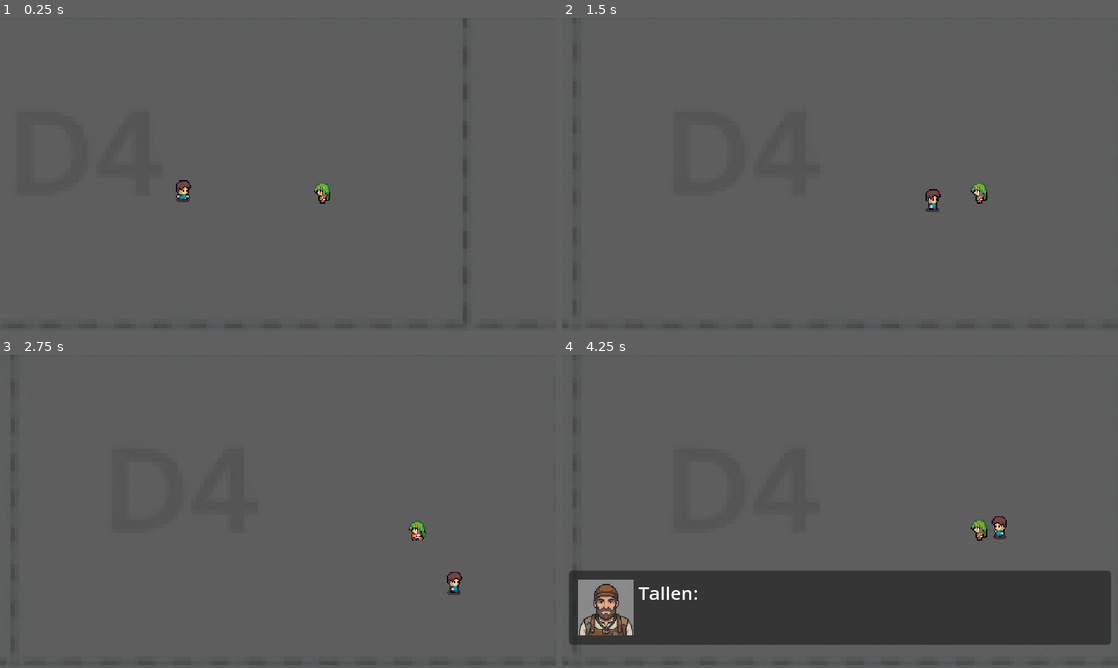
Above: before the commit, frames 1-4 (two rows, left to right).
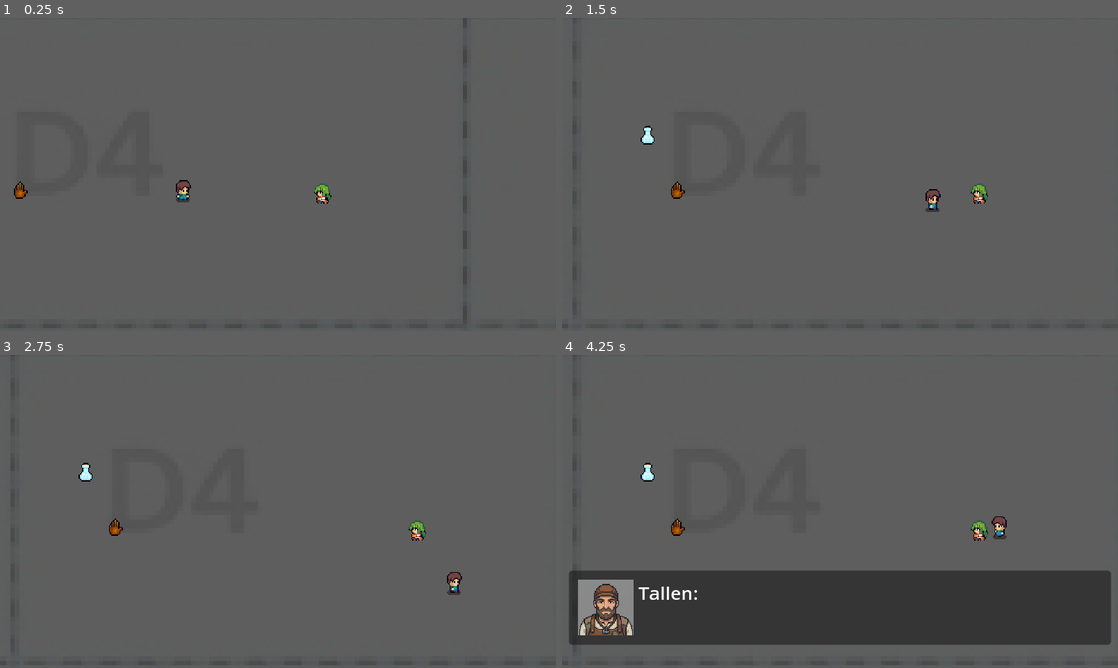
Above: after the commit, the same moments.

Repository: devkonrad/echoes-of-lyra
Game: Godot game, scene res://scenes/main.tscn
Same seed, same stepped clock (60 frames per second), same inputs: the game is played once before the commit and once after it.
Inputs:
- Up to frame 1 (0.25 s): no input
- Up to frame 2 (1.5 s): tap Enter (ui_accept) at 0.5, 0.77 s; hold Right (move_right) 0.53-1.28 s; tap Space (toggle_stealth) at 0.6, 1.35 s; hold Down (move_down) from 1.28 s (still down)
- Up to frame 3 (2.75 s): tap Enter (ui_accept) at 1.52 s; release Down (move_down) at 2.03 s; hold Right (move_right) from 2.03 s (still down); tap Space (toggle_stealth) at 2.1 s
- Up to frame 4 (4.25 s): release Right (move_right) at 2.78 s; hold Up (move_up) 2.78-3.53 s; tap Space (toggle_stealth) at 2.85, 3.6 s; tap Enter (ui_accept) at 3.02, 3.77 s; hold Left (move_left) from 3.53 s (still down)

The runs differ from the first frame. In frame 1, 0.2% of the frame differs, in the area x 2-60%, y 52-60%; in frame 2, 0.3%, in the area x 14-77%, y 34-60%; in frame 3, 0.2%; in frame 4, 0.3%.

Commit message:
Add a simple inventory system

Diff:
--- a/project.godot
+++ b/project.godot
@@ -54,6 +54,11 @@
 "events": [Object(InputEventKey,"resource_local_to_scene":false,"resource_name":"","device":-1,"window_id":0,"alt_press …(191 unchanged characters)…
 ]
 }
+ui_interact={
+"deadzone": 0.5,
+"events": [Object(InputEventKey,"resource_local_to_scene":false,"resource_name":"","device":-1,"window_id":0,"alt_pressed":false,"shift_pressed":false,"ctrl_pressed":false,"meta_pressed":false,"pressed":false,"keycode":0,"physical_keycode":32,"key_label":0,"unicode":32,"location":0,"echo":false,"script":null)
+]
+}
 
 [rendering]
 
--- a/scenes/npc_base.tscn
+++ b/scenes/npc_base.tscn
@@ -40,4 +40,4 @@
 
 [node name="animated_sprite" type="AnimatedSprite2D" parent="."]
 sprite_frames = SubResource("SpriteFrames_6dmn0")
-frame_progress = 0.360725
+frame_progress = 0.898693
--- a/scenes/overworld.tscn
+++ b/scenes/overworld.tscn
@@ -1,8 +1,10 @@
-[gd_scene load_steps=4 format=4 uid="uid://rbnpiq8lte8c"]
+[gd_scene load_steps=6 format=4 uid="uid://rbnpiq8lte8c"]
 
 [ext_resource type="Script" path="res://scripts/room_camera.gd" id="1_6w5gw"]
 [ext_resource type="Script" path="res://scripts/overworld.gd" id="1_muawq"]
 [ext_resource type="Texture2D" uid="uid://snf6ifoclq0o" path="res://refs/map_reference.png" id="2_2eptm"]
+[ext_resource type="PackedScene" uid="uid://fyp5je5i6vqo" path="res://scenes/pickup_item.tscn" id="4_4w1os"]
+[ext_resource type="Texture2D" uid="uid://qorp5ha6byeg" path="res://sprites/items-sample.png" id="5_trpej"]
 
 [node name="Level" type="Node2D"]
 script = ExtResource("1_muawq")
@@ -24,3 +26,20 @@
 scale = Vector2(3.81, 3.81)
 texture = ExtResource("2_2eptm")
 metadata/_edit_lock_ = true
+
+[node name="potion" parent="." instance=ExtResource("4_4w1os")]
+position = Vector2(1514, 911)
+item_name_override = "Potion"
+description_override = "Some potion
+"
+is_consumable_override = true
+use_atlas_cutting = true
+sprite_sheet = ExtResource("5_trpej")
+region_rect = Rect2(0, 0, 16, 16)
+
+[node name="PickupItem" parent="." instance=ExtResource("4_4w1os")]
+position = Vector2(1540, 958)
+is_consumable_override = true
+use_atlas_cutting = true
+sprite_sheet = ExtResource("5_trpej")
+region_rect = Rect2(64, 64, 16, 16)
--- /dev/null
+++ b/scenes/pickup_item.tscn
@@ -0,0 +1,15 @@
+[gd_scene load_steps=3 format=3 uid="uid://fyp5je5i6vqo"]
+
+[ext_resource type="Script" path="res://scripts/pickup_item.gd" id="1_2mcb4"]
+
+[sub_resource type="RectangleShape2D" id="RectangleShape2D_0dfvn"]
+size = Vector2(16, 16)
+
+[node name="PickupItem" type="Area2D"]
+script = ExtResource("1_2mcb4")
+
+[node name="Sprite2D" type="Sprite2D" parent="."]
+
+[node name="CollisionShape2D" type="CollisionShape2D" parent="."]
+shape = SubResource("RectangleShape2D_0dfvn")
+debug_color = Color(0.714484, 0.472611, 0.284762, 0.42)
--- a/scripts/game_manager.gd
+++ b/scripts/game_manager.gd
@@ -1,4 +1,8 @@
 extends Node
+
+# --- Inventory System ---
+# Esta Array vai guardar os arquivos ItemData que o Milo coletar pelo overworld
+
 
 # --- Preloaded Scenes (Assets) ---
 const UI_SCENE: PackedScene = preload("res://scenes/ui_canvas.tscn")
@@ -15,12 +19,21 @@
 var global_gui: CanvasLayer = null
 var dialogue_hud: Control = null
 
+# Used on dialogs
 var milo_portrait: Texture2D = null
+
+# Current inventory items
+var inventory: Array[ItemData] = []
 
 func _ready() -> void:
 	print("GameManager: System initialized.")
 
-# Triggered by main.gd to boot the game structure
+# INVENTORY
+func add_item(item: ItemData) -> void:
+	inventory.append(item)
+	print("GameManager: Item added to inventory: ", item.item_name)
+
+# MAIN GAME FUNCTIONS
 func start_game(node: Node2D) -> void:
 	main_node = node
 	load_overworld()
@@ -33,7 +46,6 @@
 		global_gui = UI_SCENE.instantiate()
 		main_node.add_child(global_gui)
 
-# Instantiates the level and hooks it up to the main node
 func load_overworld() -> void:
 	overworld = OVERWORLD.instantiate() as Node2D
 	main_node.add_child(overworld)
@@ -50,7 +62,6 @@
 		push_error("GameManager: 'spawn' node not found! Spawning at Vector2.ZERO.")
 		spawn_milo(Vector2.ZERO)
 
-# Spawns Milo inside the level at the designated position
 func spawn_milo(global_pos: Vector2) -> void:
 	if not overworld:
 		print("GameManager: Cannot spawn Milo because overworld is not loaded.")
@@ -66,6 +77,7 @@
 	overworld.add_child(milo)
 	print("GameManager: Milo spawned successfully at: ", global_pos)
 
+# SIMPLE NPC - fOR DEBUG PURPOSES
 func spawn_npc_at_position(map_position: Vector2) -> void:
 	if not overworld:
 		return
@@ -79,18 +91,23 @@
 	overworld.add_child(npc_instance)
 	print("GameManager: Loads NPC in the position Vector2: ", map_position)
 
+
+# DIALOG SYSTEM
+
+# Loads the dialog screen
 func load_dialog_hud() -> void:
 	if global_gui:
 		dialogue_hud = DIALOGUE_SCREEN.instantiate() as Control
 		dialogue_hud.position = Vector2(240,250)
 		global_gui.add_child(dialogue_hud)
 
+# Start the dialog with an NPC
 func start_dialogue(lines: Array[String], portrait: Texture2D) -> void:
 	print("[Game Manager] Start dialog...")
 
-	# Opcional/Recomendado: Se você tiver a lógica de congelar o Milo, aplique aqui:
+	# Locks Milo while talks
 	if milo:
 		milo.set_physics_process(false)
 
-	# Repassa as linhas e a imagem do avatar recebida do NPC direto para a HUD
+	# Calls the dialog hud
 	dialogue_hud.start_dialogue(lines, portrait)
--- /dev/null
+++ b/scripts/item_data.gd
@@ -0,0 +1,7 @@
+class_name ItemData
+extends Resource
+
+@export var item_name: String = "Item"
+@export_multiline var description: String = ""
+@export var texture: Texture2D
+@export var is_consumable: bool = false
--- /dev/null
+++ b/scripts/pickup_item.gd
@@ -0,0 +1,86 @@
+extends Area2D
+
+# --- Individual Item Overrides (Inspector Configuration) ---
+@export_group("Custom Item Settings")
+@export var item_name_override: String = ""
+@export_multiline var description_override: String = ""
+@export var texture_override: Texture2D
+@export var is_consumable_override: bool = false
+
+# --- Sprite Sheet Cutting Properties ---
+@export_group("Sprite Sheet Atlas Settings")
+@export var use_atlas_cutting: bool = false
+@export var sprite_sheet: Texture2D
+@export var region_rect: Rect2
+@export var filter_nearest: bool = true
+
+# --- Optional Global Resource ---
+@export_group("Global Resource")
+@export var item_data: ItemData
+
+# --- Node References ---
+@onready var sprite: Sprite2D = $Sprite2D
+
+# --- Runtime Data ---
+var final_item_data: ItemData
+var is_player_overlapping: bool = false
+
+func _ready() -> void:
+	# Connect both entering and exiting signals
+	body_entered.connect(_on_body_entered)
+	body_exited.connect(_on_body_exited)
+	_setup_item_properties()
+
+func _unhandled_input(event: InputEvent) -> void:
+	# If the player is on top of the item and presses the interact button
+	if is_player_overlapping and event.is_action_pressed("ui_interact"):
+		_collect_item()
+
+# Determines whether to use local inspector variables or global resource
+func _setup_item_properties() -> void:
+	if item_data:
+		final_item_data = item_data.duplicate() as ItemData
+	else:
+		final_item_data = ItemData.new()
+
+	if not item_name_override.is_empty():
+		final_item_data.item_name = item_name_override
+	if not description_override.is_empty():
+		final_item_data.description = description_override
+
+	var final_texture: Texture2D = null
+
+	if use_atlas_cutting and sprite_sheet != null:
+		var atlas_tex = AtlasTexture.new()
+		atlas_tex.atlas = sprite_sheet
+		atlas_tex.region = region_rect
+		final_texture = atlas_tex
+	elif texture_override != null:
+		final_texture = texture_override
+	else:
+		final_texture = final_item_data.texture
+
+	final_item_data.texture = final_texture
+
+	if sprite and final_texture:
+		sprite.texture = final_texture
+		if filter_nearest:
+			sprite.texture_filter = CanvasItem.TEXTURE_FILTER_NEAREST
+
+func _on_body_entered(body: Node2D) -> void:
+	if body is CharacterBody2D:
+		is_player_overlapping = true
+		print("[Pickup] Milo is standing on: ", final_item_data.item_name, " - Press Action Button to pick up!")
+
+func _on_body_exited(body: Node2D) -> void:
+	if body is CharacterBody2D:
+		is_player_overlapping = false
+
+func _collect_item() -> void:
+	if final_item_data:
+		GameManager.add_item(final_item_data)
+		print("[Pickup] Milo successfully collected: ", final_item_data.item_name)
+
+	# Turn off processing to prevent double triggers before freeing the node
+	is_player_overlapping = false
+	queue_free()
Binary file added: sprites/items-sample.png
Not shown, added: sprites/items-sample.png.import
Not shown, added: docs/system-plan.docx
Not shown, added: docs/systems-plan.pdf
